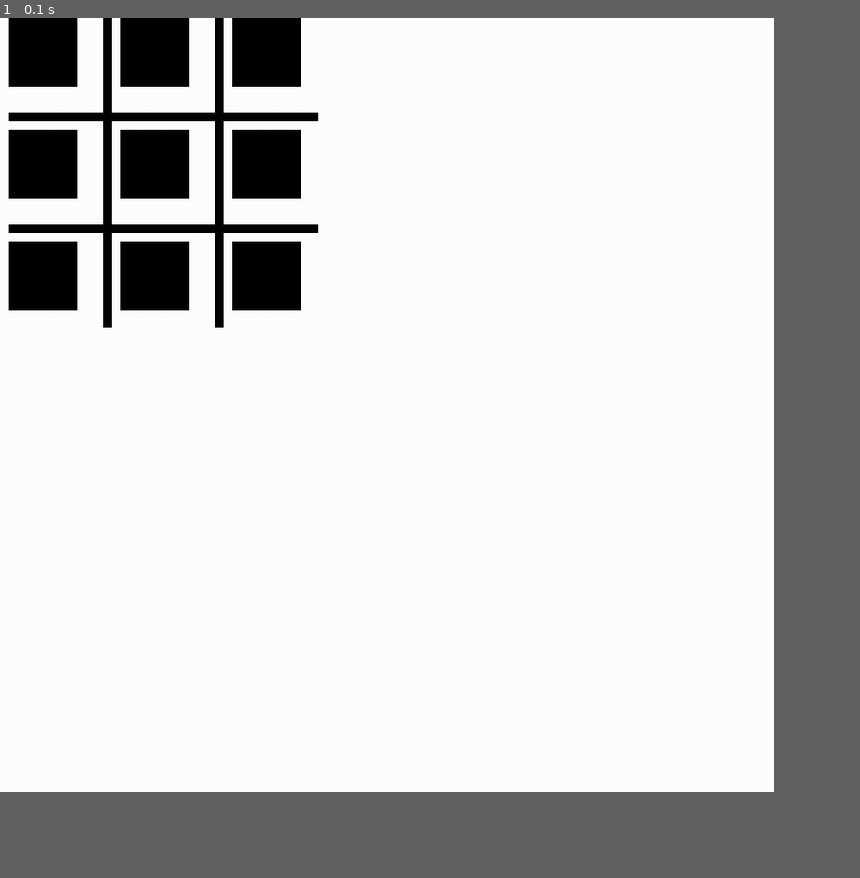
Above: before the commit, frame 1.
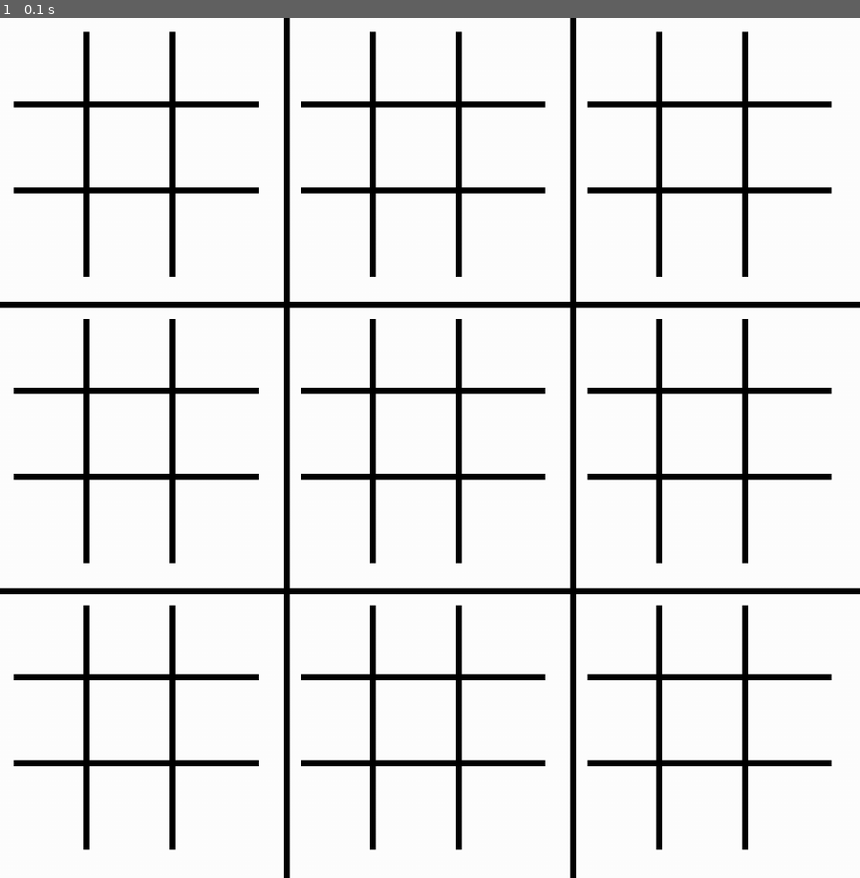
Above: after the commit, the same moment.

Repository: kburp/ultimate-tic-tac-toe
Game: pygame game, started from pygame_testing/pygame_Test.py
The game is run twice, just before and just after one commit, with the same random seed, the same clock (stepped at 60 frames per second) and the same inputs.
Inputs:
- Up to frame 1 (0.1 s): no input
In our replay, the window is 810x810 before the commit and 900x900 after it. These sizes can differ from the game's own. Grey fills any space a smaller window leaves; there, only what the larger window draws over its background counts as a difference.

The runs differ from the first frame. In frame 1, 17% of the frame differs, in the area x 0-100%, y 0-100%.

Commit message:
First iteration of game board.

Diff:
--- a/pygame_testing/pygame_Test.py
+++ b/pygame_testing/pygame_Test.py
@@ -5,7 +5,7 @@
 pygame.init()
 
 # Set up the drawing window
-screen = pygame.display.set_mode([900, 900])
+screen = pygame.display.set_mode([1000, 1000])
 
 # Run until the user asks to quit
 running = True
@@ -22,24 +22,49 @@
     # Fill the background with white
     screen.fill((255, 255, 255))
 
-    # Draw a solid blue circle in the center
-    pygame.draw.rect(screen, (0, 0, 0), pygame.Rect(10, 0, 80, 80))
-    pygame.draw.rect(screen, (0, 0, 0), pygame.Rect(10, 130, 80, 80))
-    pygame.draw.rect(screen, (0, 0, 0), pygame.Rect(10, 260, 80, 80))
+    # to set width of the game window
+    width = 1000
+    # to set height of the game window
+    height = 1000
 
-    pygame.draw.rect(screen, (0, 0, 0), pygame.Rect(140, 0, 80, 80))
-    pygame.draw.rect(screen, (0, 0, 0), pygame.Rect(140, 130, 80, 80))
-    pygame.draw.rect(screen, (0, 0, 0), pygame.Rect(140, 260, 80, 80))
+    # to set width of individual games "windoes"
+    smallWidth = 300
+    smallHeight = 300
 
-    pygame.draw.rect(screen, (0, 0, 0), pygame.Rect(270, 0, 80, 80))
-    pygame.draw.rect(screen, (0, 0, 0), pygame.Rect(270, 130, 80, 80))
-    pygame.draw.rect(screen, (0, 0, 0), pygame.Rect(270, 260, 80, 80))
+    # calculate margins for small games
+    margin = ((width / 3) - smallWidth) / 2
 
-    pygame.draw.rect(screen, (0, 0, 0), pygame.Rect(120, 0, 10, 360))
-    pygame.draw.rect(screen, (0, 0, 0), pygame.Rect(250, 0, 10, 360))
+    # color of the straightlines on that
+    # white game board, dividing board
+    # into 9 parts
+    line_color = (0, 0, 0)
 
-    pygame.draw.rect(screen, (0, 0, 0), pygame.Rect(10, 110, 360, 10))
-    pygame.draw.rect(screen, (0, 0, 0), pygame.Rect(10, 240, 360, 10))
+
+    # Draw Ultimate board
+        # drawing vertical lines
+    pygame.draw.line(screen, line_color, (width / 3, 0), (width / 3, height), 7)
+    pygame.draw.line(screen, line_color, (width / 3 * 2, 0), (width / 3 * 2, height), 7)
+
+    # Draw Ultimate board
+        # drawing horizontal lines
+    pygame.draw.line(screen, line_color, (0, height / 3), (width, height / 3), 7)
+    pygame.draw.line(screen, line_color, (0, height / 3 * 2), (width, height / 3 * 2), 7)
+
+    # draw small tic tac toe games
+    for changeInX in range(3):
+        distChangeX = changeInX * (width / 3)
+
+        for changeInY in range(3):
+            distChangeY = changeInY * (width / 3)
+
+            # drawing vertical lines
+            pygame.draw.line(screen, line_color, ((smallWidth / 3) + distChangeX, margin + distChangeY), ((smallWidth / 3) + distChangeX, smallHeight + distChangeY), 7)
+            pygame.draw.line(screen, line_color, ((smallWidth / 3 * 2) + distChangeX, margin + distChangeY), ((smallWidth / 3 * 2) + distChangeX, smallHeight + distChangeY), 7)
+
+            # drawing horizontal lines
+            pygame.draw.line(screen, line_color, (margin + distChangeX, (smallHeight / 3) + distChangeY), (smallWidth + distChangeX, (smallHeight / 3) + distChangeY), 7)
+            pygame.draw.line(screen, line_color, (margin + distChangeX, (smallHeight / 3 * 2) + distChangeY), (smallWidth + distChangeX, (smallHeight / 3 * 2) + distChangeY), 7)
+
 
     # Flip the display
     pygame.display.flip()
